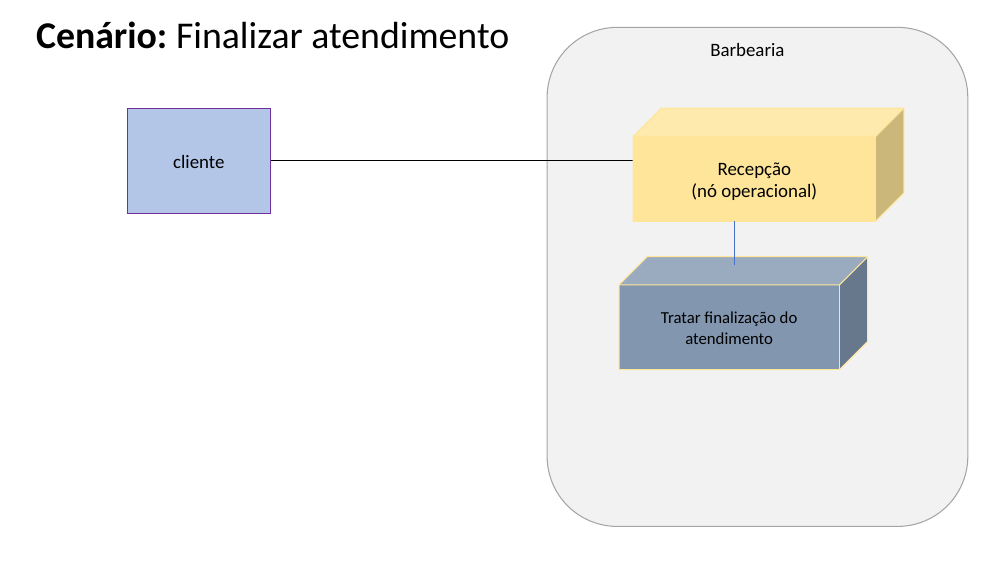
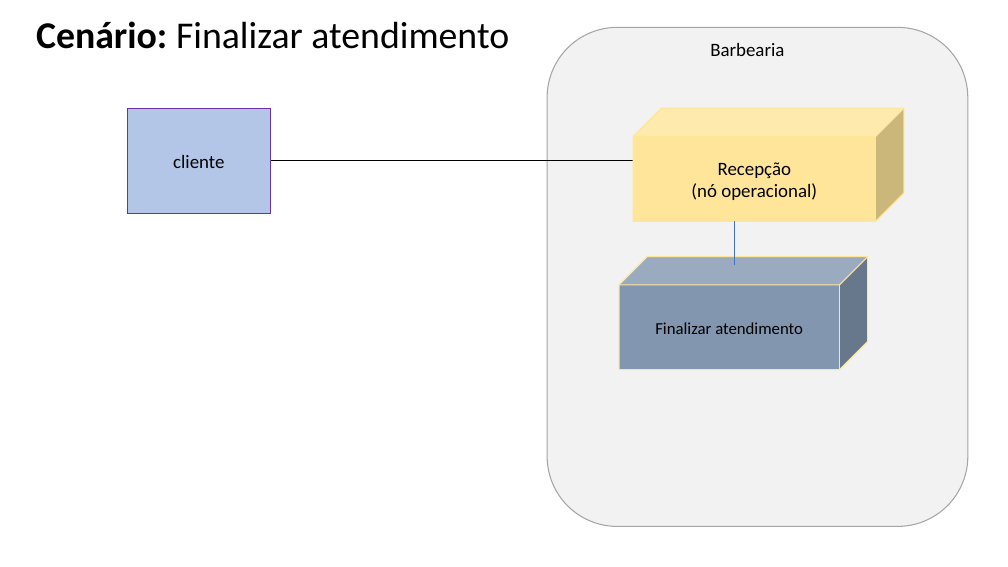
Before and after one commit to Vinicius-Dias-Mota/AC1---Engenharia, a slide deck: slide 5 of 15 - Arquitetura de Negócio para cada Cenário.pptx. Drawn at 1008x567 pixels with LibreOffice and Linux fonts; fonts in the diff are those of the drawing. Boxes give left, top, right and bottom in pixels: in the first picture for what was removed or moved away, otherwise in the second. Text is boxed around its words. In the diff, an @@ line names an element or a change of style, - is before the commit and + after.

```diff
--- a/15 - Arquitetura de Negócio para cada Cenário.pptx
+++ b/15 - Arquitetura de Negócio para cada Cenário.pptx
@@ text in cube at <box>655,322,803,334</box>: text changed @@
-Tratar finalização do atendimento
+Finalizar atendimento
```
Also in this commit, not shown: 2 other slides changed, 9 other files.
